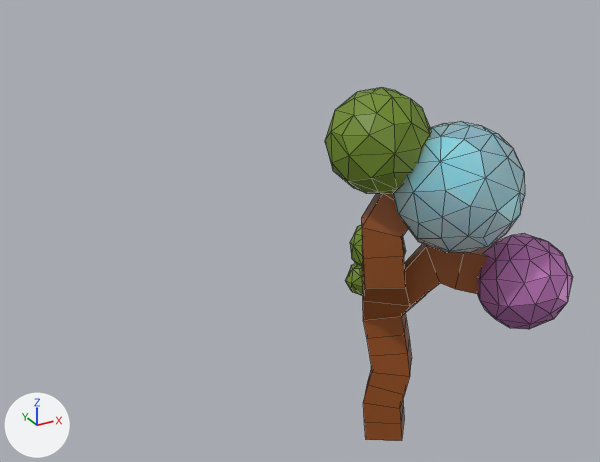
The Blender file Assets/Models/tree no 1.blend as it was, and as the next commit left it.
One viewpoint serves both versions: a camera (50 mm lens) standing at (-1.69, -7.55, 4.42) and looking at (1.3, -2.1, 1.7). Lighting does not change. The marker at lower left points along +X, +Y and +Z. Mesh edges are drawn as thin lines.

Before the edit, the objects in view are built like this:
```python
me_cube_001 = bpy.data.meshes.new('Cube.001')
me_cube_001.from_pydata(...)  # 13 vertices, 0 faces, 12 loose edges; spans x -0.36..1.1, y -0.91..0.11, z -0.16..4.14
me_cube_001.materials.append(mat_material_007)  # brown #99511b
me_sphere_001 = bpy.data.meshes.new('Sphere.001')
me_sphere_001.from_pydata(...)  # a UV sphere (32 segments, 16 rings, poles along z) spanning x -1.0..1.0, y -1.0..1.0, z -1.0..1.0, material slot 0; a UV sphere (32 segments, 16 rings, poles along z) spanning x -1.77..-0.16, y -0.03..1.57, z -0.13..1.47, material slot 1; a UV sphere (32 segments, 16 rings, poles along z) spanning x -1.0..-0.41, y 1.15..1.74, z -2.32..-1.72, material slot 1; a UV sphere (32 segments, 16 rings, poles along z) spanning x -0.63..0.33, y 0.5..1.47, z -0.17..0.79, material slot 2; a UV sphere (32 segments, 16 rings, poles along z) spanning x -0.86..0.11, y 1.04..2.01, z -2.01..-1.04, material slot 1; a UV sphere (32 segments, 16 rings, poles along z) spanning x 0.29..1.81, y -1.28..0.24, z -2.38..-0.86, material slot 3
me_sphere_001.materials.append(mat_material_006)
me_sphere_001.materials.append(mat_material_004)  # green #6f8c24
me_sphere_001.materials.append(mat_material_002)  # green #96be45
me_sphere_001.materials.append(mat_material_001)  # pink #c67bc1
ob_cube_003 = bpy.data.objects.new('Cube.003', me_cube_001)
ob_cube_003.location = (1.742, -2.805, 0.158)
ob_cube_003.scale = (0.598, 0.598, 0.598)
_m = ob_cube_003.modifiers.new('Skin', 'SKIN')
ob_sphere_078 = bpy.data.objects.new('Sphere.078', me_sphere_001)
ob_sphere_078.location = (1.944, -3.253, 2.336)
ob_sphere_078.scale = (0.464, 0.464, 0.464)
_m = ob_sphere_078.modifiers.new('Decimate', 'DECIMATE')
_m.ratio = 0.104
```
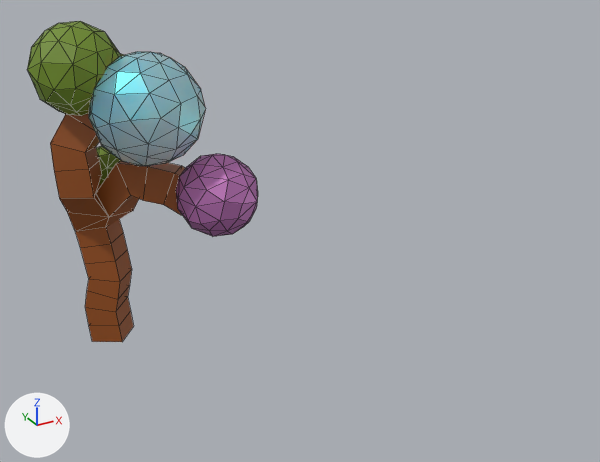
Boxes (x1, y1, x2, y2) around the edits, measured in the pictures (600 x 462 px):
'Sphere.078', moved: before (325, 87, 573, 329); after (27, 21, 258, 236)
'Cube.003', moved: before (361, 193, 489, 441); after (50, 113, 185, 342)

Edits to the bpy script that builds the scene:
```text
Change me_cube_001:
    where me_cube_001.from_pydata(...)  # 13 vertices, 0 faces, 12 loose edges; spans x -0.36..1.1, y -0.91..0.11, z -0.16..4.14
    used by ob_cube_003; location = (1.742, -2.805, 0.158); scale = (0.598, 0.598, 0.598)
    me_cube_001 part 1: the whole mesh is moved by (0.14, -1.05, 0.72)
Change me_sphere_001:
    where me_sphere_001.from_pydata(...)  # 2892 vertices, 3072 faces; spans x -1.77..1.81, y -1.28..2.01, z -2.38..1.47
    used by ob_sphere_078; location = (1.944, -3.253, 2.336); scale = (0.464, 0.464, 0.464)
    me_sphere_001 part 2: the whole mesh is moved by (0.85, -2.53, 5.62)
Change ob_cube_003:
    add ob_cube_003.parent = ob_sphere_078
    add ob_cube_003.matrix_parent_inverse = Matrix(((2.155, 0.0, 0.0, 0.0), (0.0, 2.155, 0.0, 0.0), (0.0, 0.0, 2.155, 0.0), (0.0, 0.0, 0.0, 1.0)))
    ob_cube_003.location: (1.742, -2.805, 0.158) -> (0.0, 0.0, 0.0)
Change ob_sphere_078:
    ob_sphere_078.location: (1.944, -3.253, 2.336) -> (0.0, 0.0, 0.0)
```
